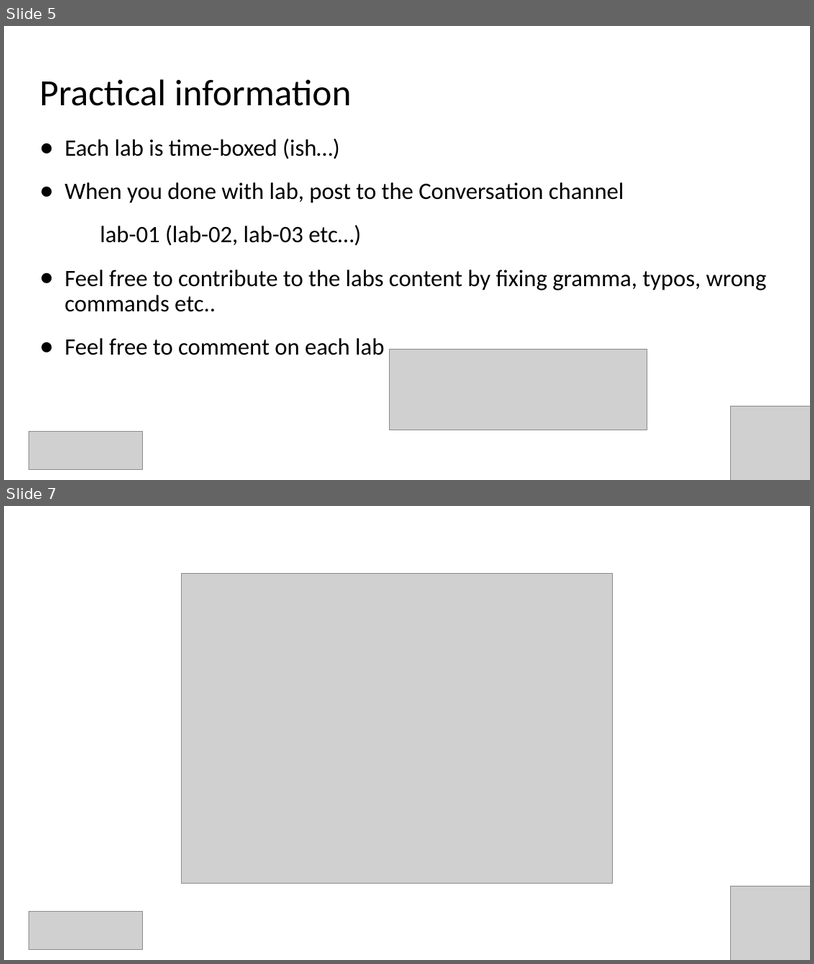
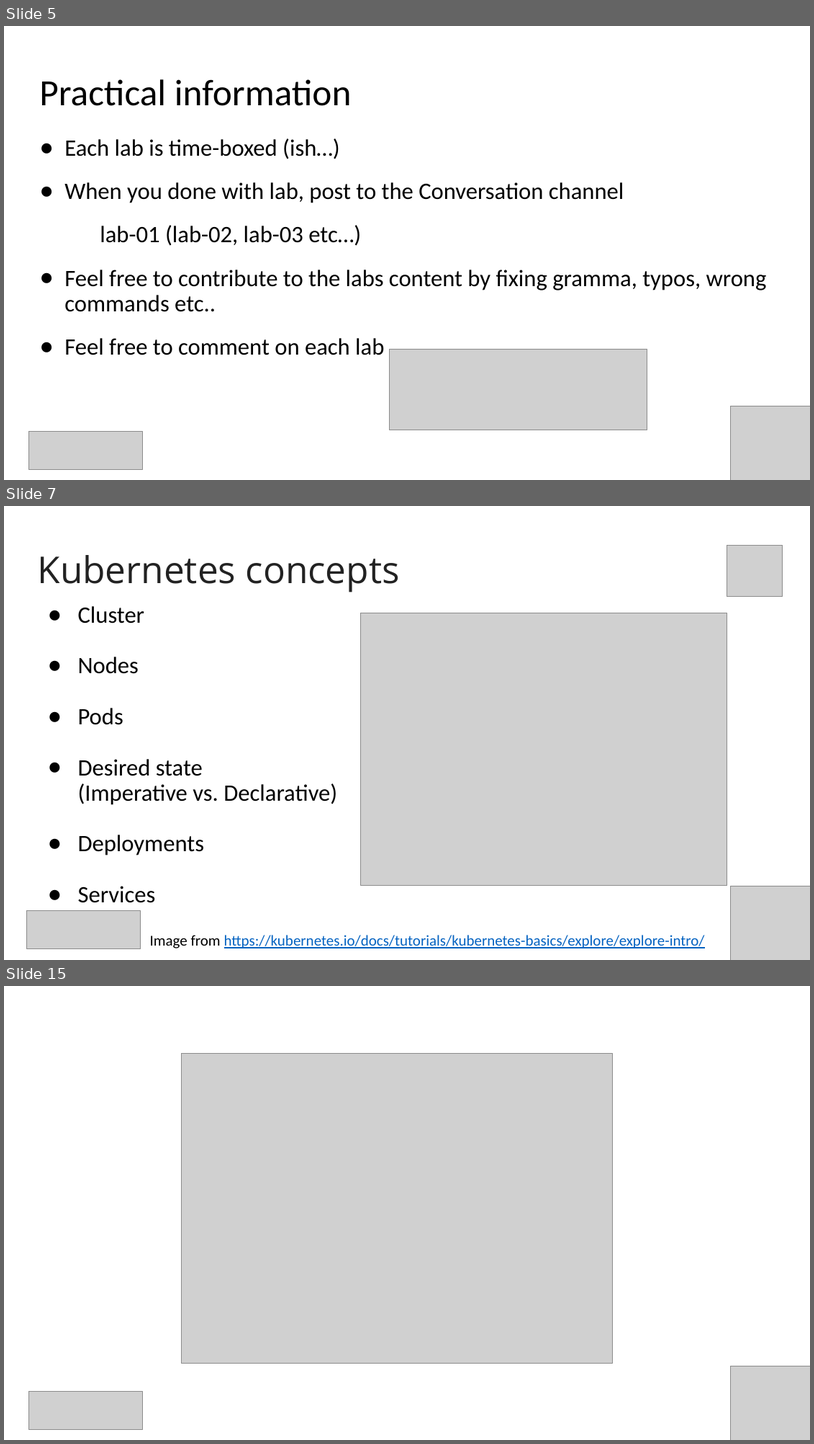
Before and after one commit to evgenyb/aks-workshops, a slide deck: 05-scaling-options-in-aks/slides/scaling-options-for-applications-and-clusters-in-AKS.pptx. Shown one above the other, each under a label of ours: slides 5 and 7 before the commit, slides 5, 7 and 15 after it; the slides between them are not shown. The pictures are 814x964 and 814x1444 pixels, drawn with LibreOffice and Linux fonts; fonts in the diff are those of the drawing; grey boxes stand for pictures. Boxes give left, top, right and bottom in pixels: in the first picture for what was removed or moved away, otherwise in the second. Text is boxed around its words. In the diff, an @@ line names an element or a change of style, - is before the commit and + after.

```diff
--- a/05-scaling-options-in-aks/slides/scaling-options-for-applications-and-clusters-in-AKS.pptx
+++ b/05-scaling-options-in-aks/slides/scaling-options-for-applications-and-clusters-in-AKS.pptx
@@ slide 7 added at box(4, 506, 810, 960), background #FFFFFF @@
@@ picture added at box(728, 546, 783, 597) @@
@@ title added at box(38, 555, 400, 592), 44 pt, text #222222 @@
+Kubernetes concepts
@@ text added at box(78, 606, 337, 903), 28 pt, text #000000 @@
+● Cluster
+● Nodes
+● Pods
+● Desired state
+  (Imperative vs. Declarative)
+● Deployments
+● Services
@@ picture added at box(361, 613, 728, 886) @@
@@ picture added at box(731, 885, 810, 960) @@
@@ picture added at box(27, 911, 141, 949) @@
@@ text added at box(150, 934, 705, 948), 18 pt, text #0563C1, underline @@
+Image from https://kubernetes.io/docs/tutorials/kubernetes-basics/explore/explore-intro/
@@ what was slide 7 is now slide 15 @@
```
Also in this commit, not shown: 8 other slides added, 1 slide removed, 1 other file.
